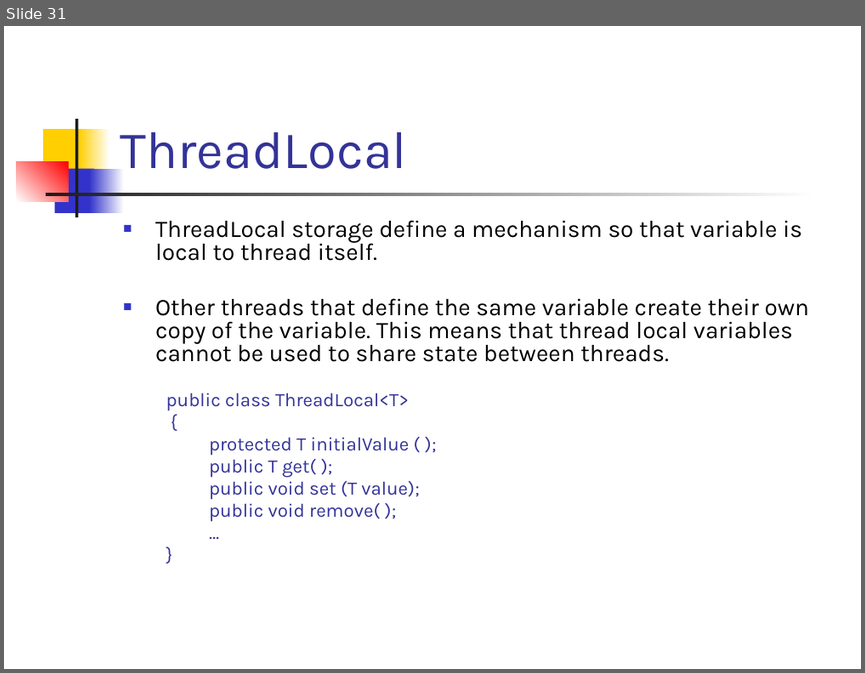
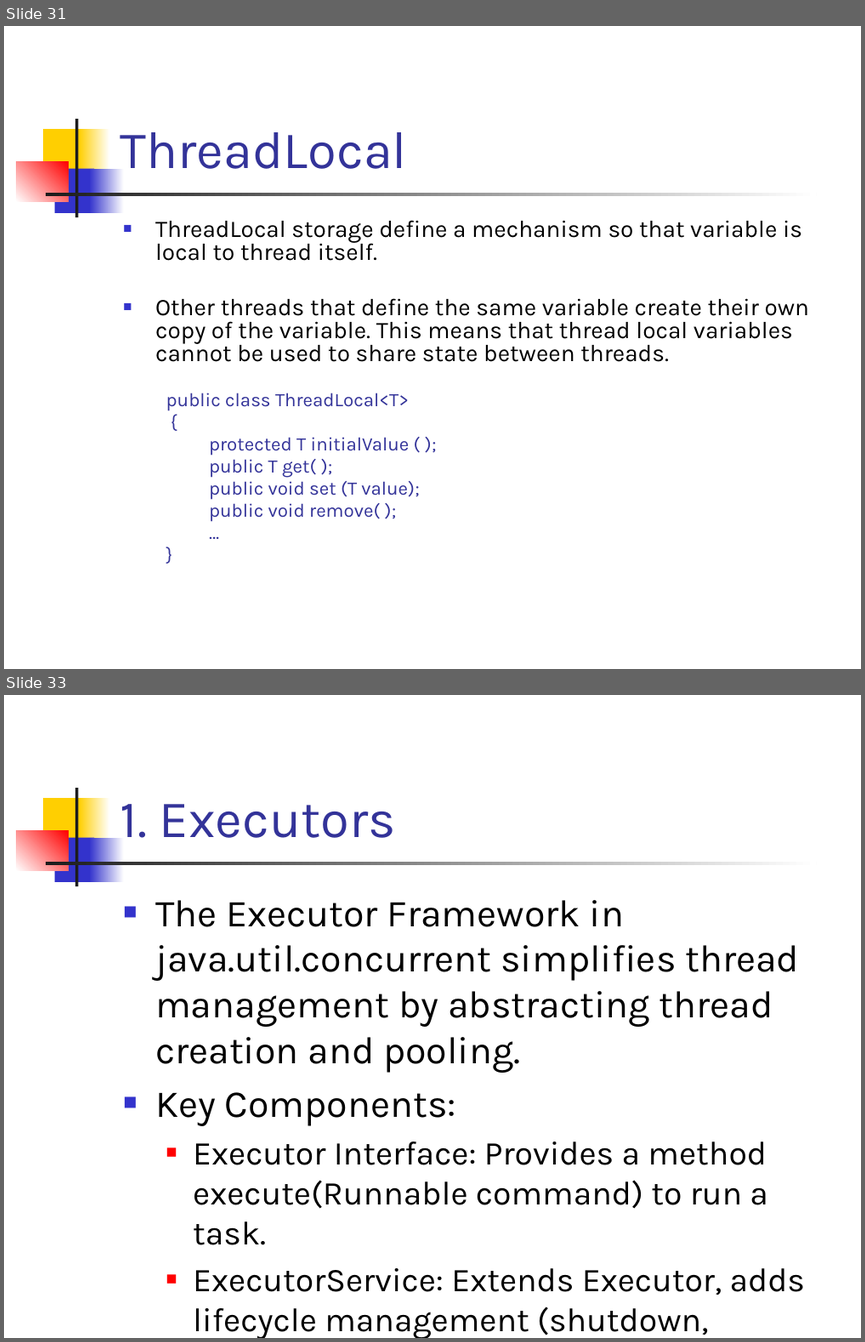
Before and after one commit to SarathaNatraj/MOBILITY-PLATFORM, a slide deck: CORE JAVA/MATERIALS/Java-Threads-and-Synchronization.pptx. Shown one above the other, each under a label of ours: slide 31 before the commit, slides 31 and 33 after it; the slides between them are not shown. The pictures are 865x673 and 865x1342 pixels, drawn with LibreOffice and Linux fonts; fonts in the diff are those of the drawing. Boxes give left, top, right and bottom in pixels: in the first picture for what was removed or moved away, otherwise in the second. Text is boxed around its words. In the diff, an @@ line names an element or a change of style, - is before the commit and + after.

Commit message:
Adding ThreadSafety, Concurrent collections code samples, materials

```diff
--- a/CORE JAVA/MATERIALS/Java-Threads-and-Synchronization.pptx
+++ b/CORE JAVA/MATERIALS/Java-Threads-and-Synchronization.pptx
@@ slide 33 added at (x1=4, y1=695, x2=861, y2=1338), background #FFFFFF; not listed: 7 template elements that a slide beside it also shows @@
@@ title added at (x1=120, y1=804, x2=396, y2=838), 44 pt, text #333399 @@
+1. Executors
@@ text added at (x1=155, y1=900, x2=805, y2=1338), 28 pt, text #000000 @@
+■ The Executor Framework in java.util.concurrent simplifies thread management by abstracting thread creation and pooling.
+■ Key Components:
+  ■ Executor Interface: Provides a method execute(Runnable command) to run a task.
+  ■ ExecutorService: Extends Executor, adds lifecycle management (shutdown, awaitTermination), and supports task submission.
```
Also in this commit, not shown: 11 other slides added, 11 other files.
